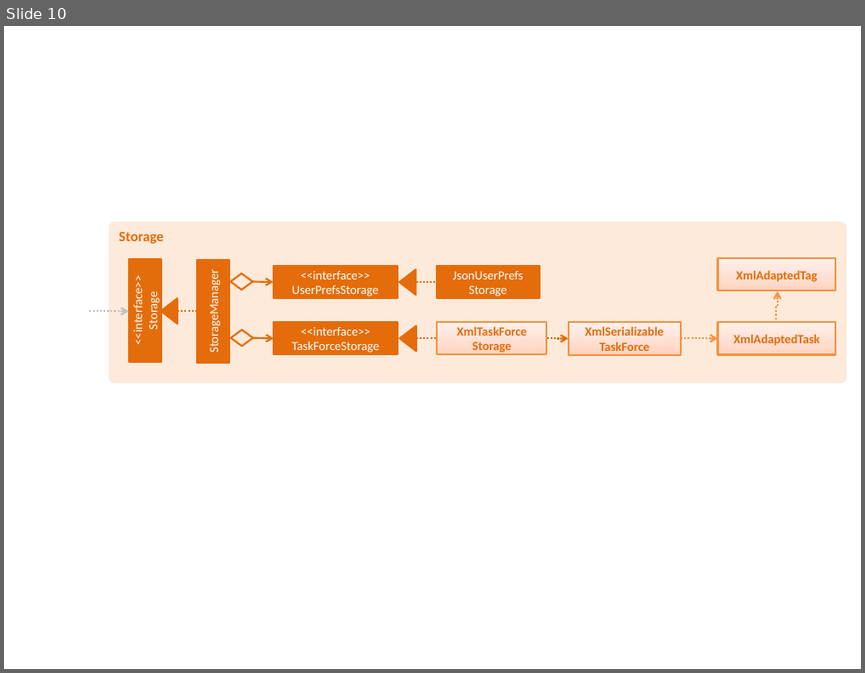
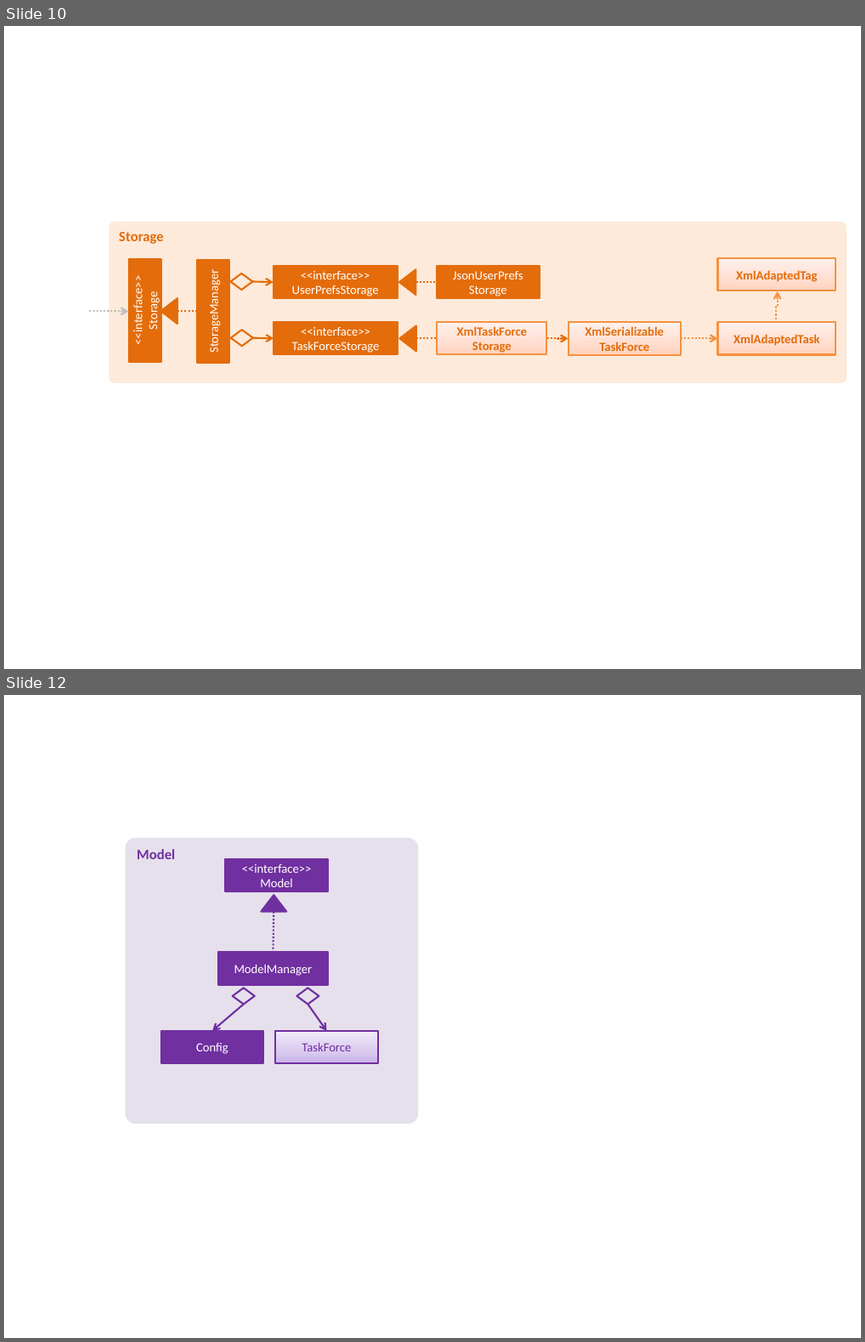
Before and after one commit to tanboonjoon/main, a slide deck: docs/diagrams/Diagrams.pptx. Shown one above the other, each under a label of ours: slide 10 before the commit, slides 10 and 12 after it; the slides between them are not shown. The pictures are 865x673 and 865x1342 pixels, drawn with LibreOffice and Linux fonts; fonts in the diff are those of the drawing. Boxes give left, top, right and bottom in pixels: in the first picture for what was removed or moved away, otherwise in the second. Text is boxed around its words. In the diff, an @@ line names an element or a change of style, - is before the commit and + after.

```diff
--- a/docs/diagrams/Diagrams.pptx
+++ b/docs/diagrams/Diagrams.pptx
@@ slide 12 added at (x1=4, y1=695, x2=861, y2=1338), background #FFFFFF @@
@@ rounded rectangle added at (x1=126, y1=838, x2=419, y2=1123), fill #E6E0EC, 12 pt, text #7030A0, bold @@
+Model
@@ rectangle added at (x1=225, y1=860, x2=328, y2=892), fill #7030A0, outline #7030A0 1.5 pt, 10.5 pt, text #FFFFFF @@
+<<interface>>
+Model
@@ triangle added at (x1=261, y1=895, x2=287, y2=911), fill #7030A0, outline #7030A0 1.5 pt @@
@@ line added from (274, 912) to (273, 952), #7030A0 1.5 pt dashed @@
@@ rectangle added at (x1=218, y1=952, x2=328, y2=985), fill #7030A0, outline #7030A0 1.5 pt, 10.5 pt, text #FFFFFF @@
+ModelManager
@@ diamond added at (x1=233, y1=988, x2=255, y2=1004), outline #7030A0 1.5 pt @@
@@ diamond added at (x1=297, y1=988, x2=319, y2=1004), outline #7030A0 1.5 pt @@
@@ arrow added from (244, 1004) to (212, 1031), #7030A0 1.5 pt @@
@@ arrow added from (308, 1004) to (326, 1031), #7030A0 1.5 pt @@
@@ rectangle added at (x1=160, y1=1031, x2=263, y2=1063), fill #7030A0, outline #7030A0 1.5 pt, 10.5 pt, text #FFFFFF @@
+Config
@@ rectangle added at (x1=276, y1=1031, x2=378, y2=1063), fill gradient #C9B5E8 to #D8CBEE to #F0EAF9, outline #7030A0 1.5 pt, 10.5 pt, text #7030A0 @@
+TaskForce
```
Also in this commit, not shown: 3 slides changed, 1 other slide added, 7 other files.
